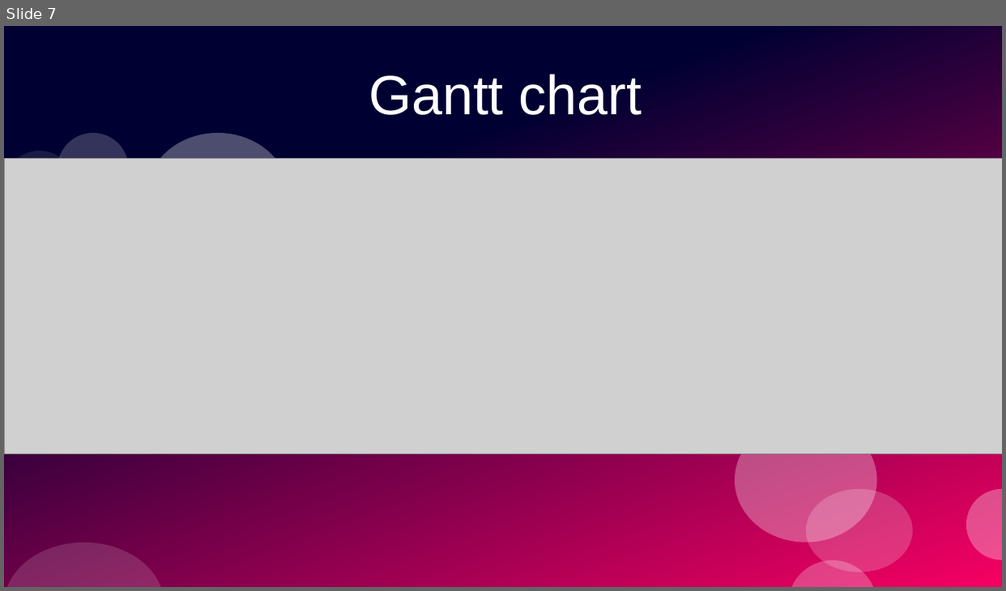
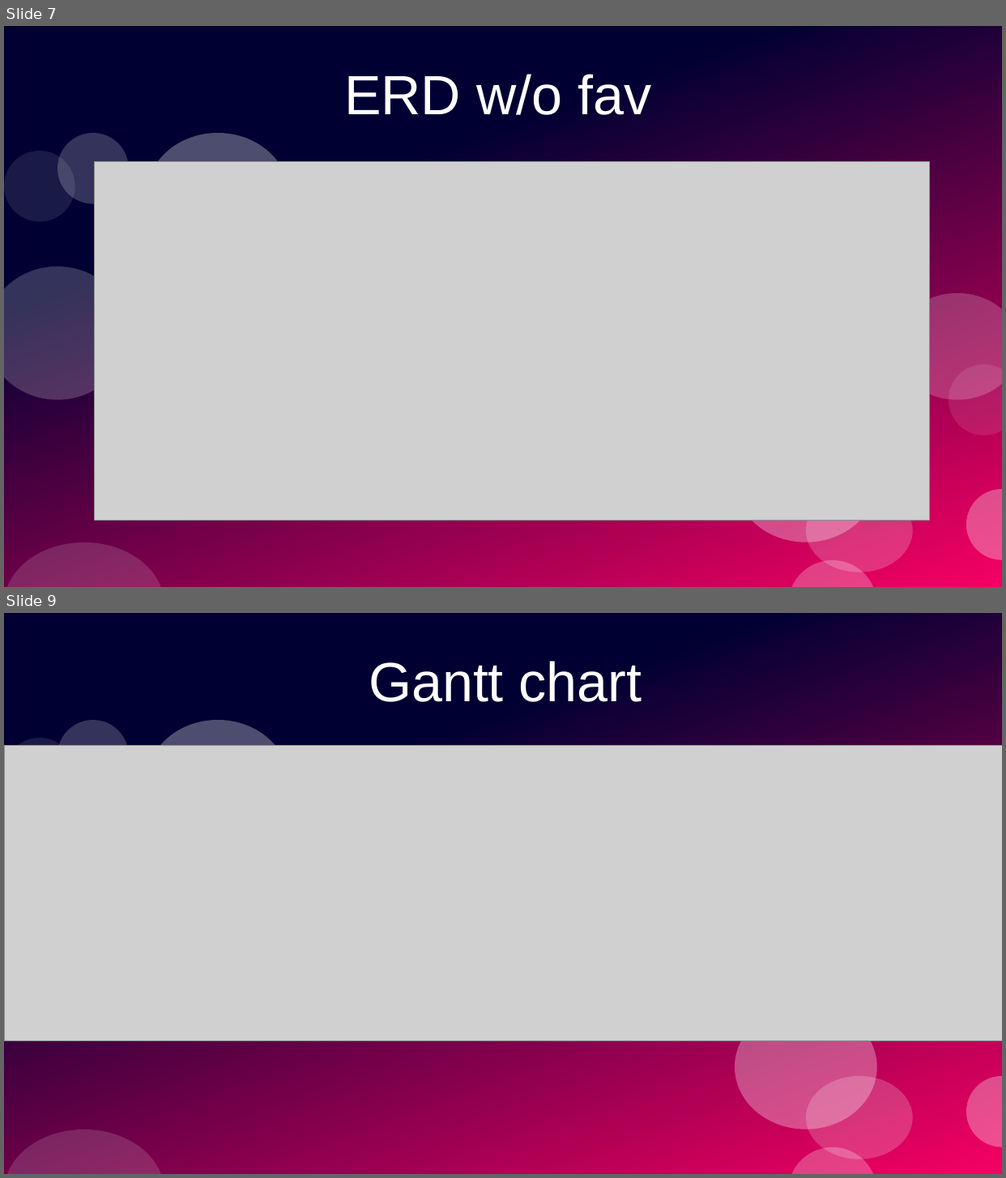
Before and after one commit to PrototypeProto/COP_4331_Small-Project, a slide deck: Pres.pptx. Shown one above the other, each under a label of ours: slide 7 before the commit, slides 7 and 9 after it; the slides between them are not shown. The pictures are 1006x591 and 1006x1178 pixels, drawn with LibreOffice and Linux fonts; fonts in the diff are those of the drawing; grey boxes stand for pictures. Boxes give left, top, right and bottom in pixels: in the first picture for what was removed or moved away, otherwise in the second. Text is boxed around its words. In the diff, an @@ line names an element or a change of style, - is before the commit and + after.

```diff
--- a/Pres.pptx
+++ b/Pres.pptx
@@ slide 7 added at bbox=[4, 26, 1002, 587], background #FFFFFF; not listed: 12 template elements that a slide beside it also shows @@
@@ title added at bbox=[344, 74, 651, 115], 44 pt, text #FFFFFF @@
+ERD w/o fav
@@ picture added at bbox=[95, 162, 930, 522] @@
@@ what was slide 7 is now slide 9 @@
```
Also in this commit, not shown: 7 slides changed, 5 other slides added, 4 slides removed.
